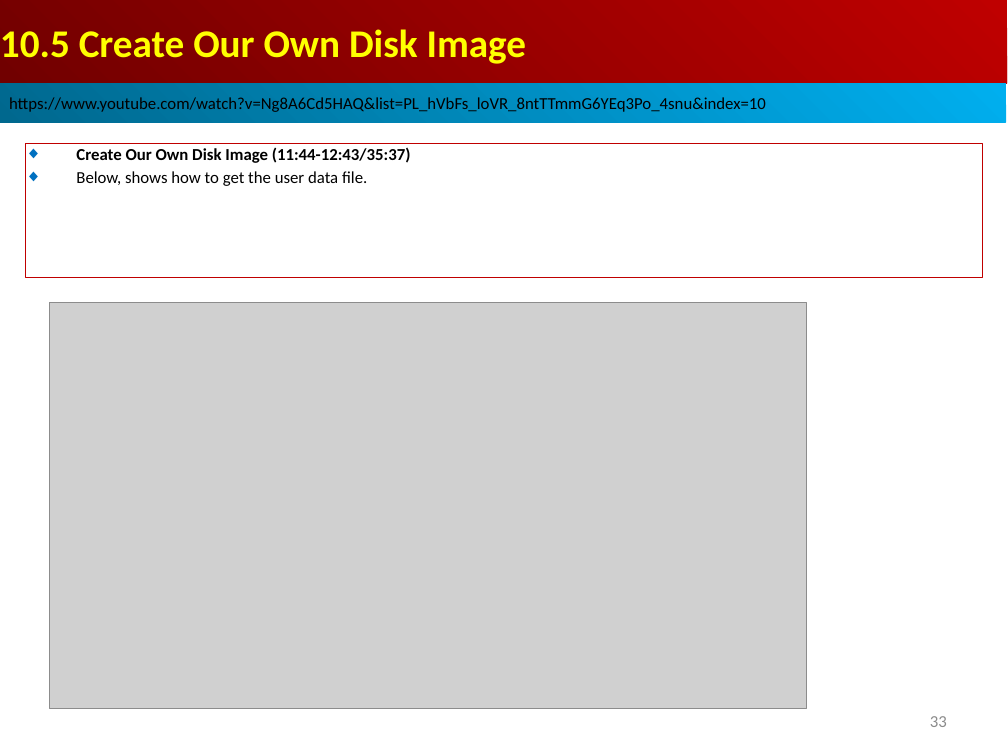
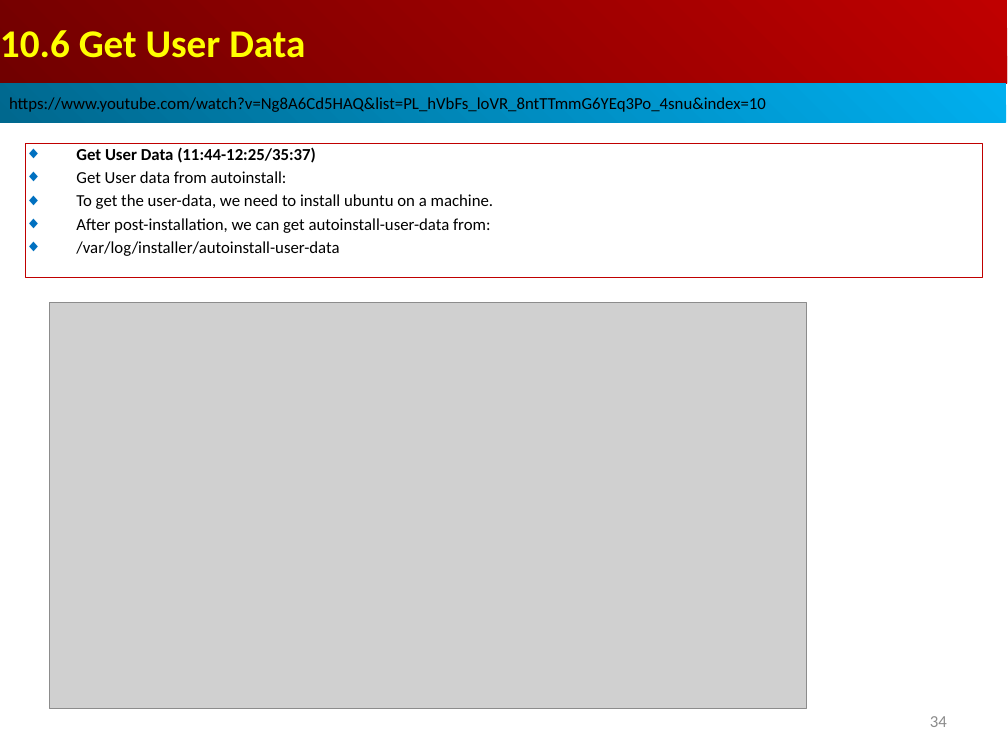
Before and after one commit to peterhchen/AIU_CS850_Gem5_McPAT, a slide deck: slide 34 of 050_Gem5/010.FullSys/000_Video/010.FullSystem.ppt (slide 33 before the commit). Drawn at 1008x756 pixels with LibreOffice and Linux fonts; fonts in the diff are those of the drawing; grey boxes stand for pictures. Boxes give left, top, right and bottom in pixels: in the first picture for what was removed or moved away, otherwise in the second. Text is boxed around its words. In the diff, an @@ line names an element or a change of style, - is before the commit and + after.

```diff
--- a/050_Gem5/010.FullSys/000_Video/010.FullSystem.ppt
+++ b/050_Gem5/010.FullSys/000_Video/010.FullSystem.ppt
@@ text in rectangle at [0,30,305,58]: text changed @@
-10.5 Create Our Own Disk Image
+10.6 Get User Data
@@ text in rectangle at [76,147,494,256]: text changed; bold off @@
-◆ Create Our Own Disk Image (11:44-12:43/35:37)
-◆ Below, shows how to get the user data file.
+◆ Get User Data (11:44-12:25/35:37)
+◆ Get User data from autoinstall:
+◆ To get the user-data, we need to install ubuntu on a machine.
+◆ After post-installation, we can get autoinstall-user-data from:
+◆ /var/log/installer/autoinstall-user-data
@@ page number at [930,716,947,727]: text changed @@
-33
+34
```
Also in this commit, not shown: 2 slides added.
